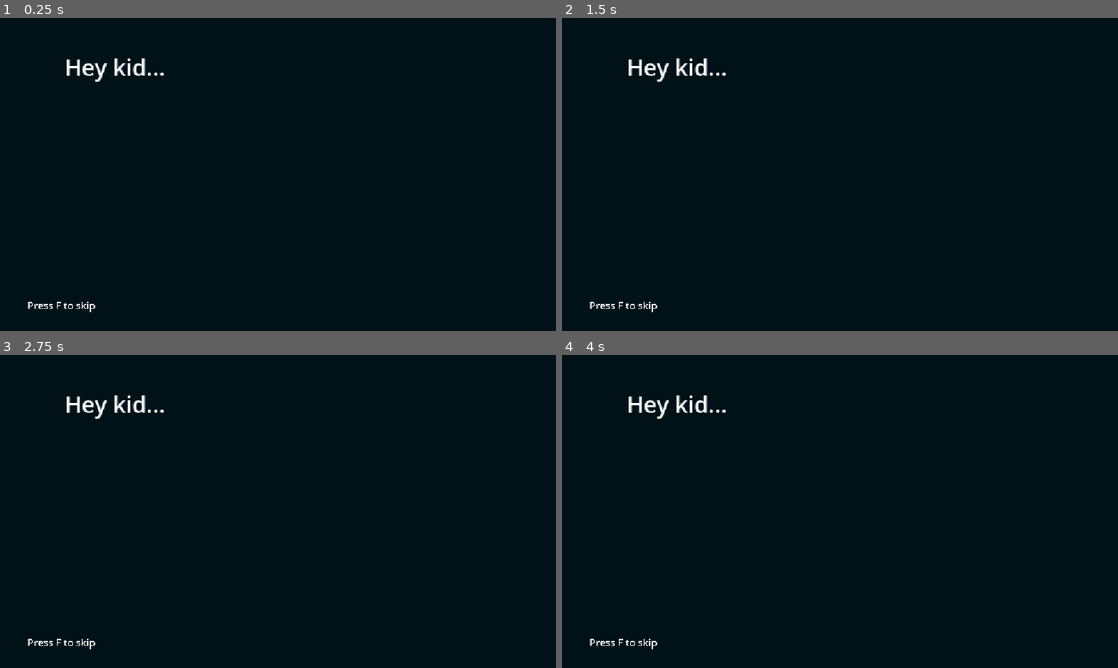
Above: before the commit, frames 1-4 (two rows, left to right).
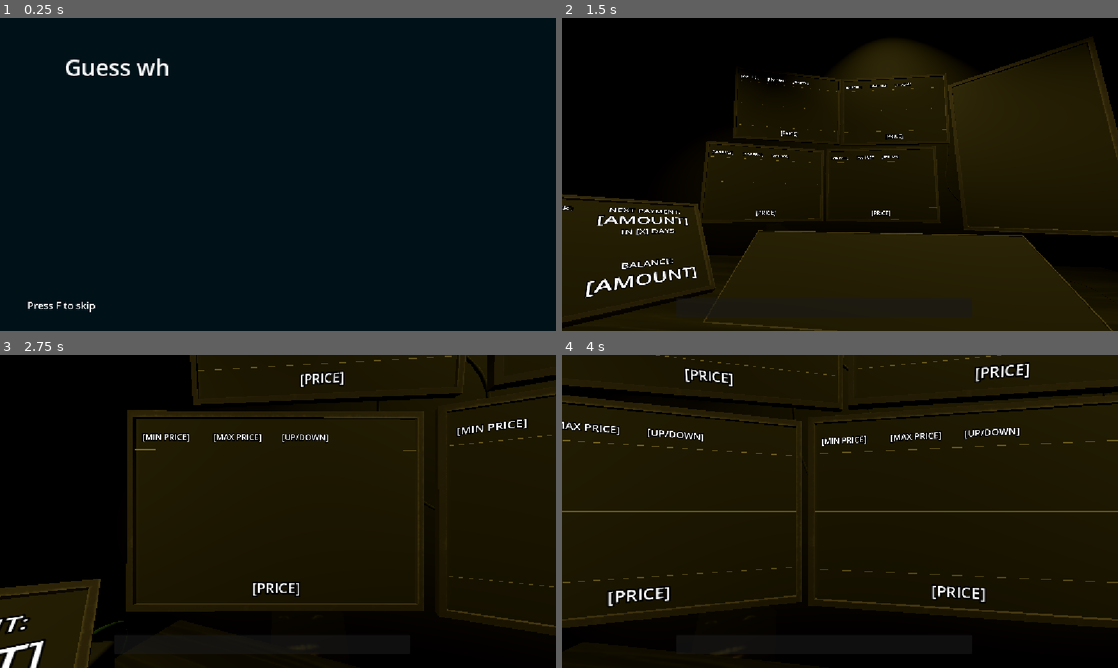
Above: after the commit, the same moments.

Repository: Lilly12568/Stockbouncer
Game: Godot game, scene res://quota_scene.tscn
The game is run twice, just before and just after one commit, with the same random seed, the same clock (stepped at 60 frames per second) and the same inputs. This scene is started directly instead of the project's main scene. Sound files missing from this copy of the repository are replaced by a short silence.
Inputs (mouse positions are in pixels of both pictures, inside the frame that each line leads up to):
- Up to frame 1 (0.25 s): no input
- Up to frame 2 (1.5 s): tap F at 0.5, 1.35 s; move the mouse to (962, 158) at 0.52 s; hold F 0.53-1.28 s; click (962, 158) at 0.67 s; move the mouse to (728, 190) at 1.27 s; click (728, 190) at 1.42 s
- Up to frame 3 (2.75 s): tap F at 2 s; move the mouse to (333, 442) at 2.02 s; hold F from 2.03 s (still down); click (333, 442) at 2.17 s
- Up to frame 4 (4 s): move the mouse to (812, 574) at 2.77 s; release F at 2.78 s; tap F at 2.85, 3.5 s; click (812, 574) at 2.92 s; move the mouse to (1006, 558) at 3.52 s; hold F from 3.53 s (still down); click (1006, 558) at 3.67 s

The runs differ from the first frame. In frame 1, 0.6% of the frame differs, in the area x 11-31%, y 12-21%; in frame 2, 60%; in frame 3, 54%; in frame 4, 65%, in the area x 0-100%, y 0-97%.

Commit message:
fix quota scene

Diff:
--- a/fail.gd
+++ b/fail.gd
@@ -14,11 +14,11 @@
 
 
 var dialogue = [
-	"Don't have the dough, huh?",
-	"Shame.",
-	"You really were a good kid.",
-	"Welp...",
-	"Til' next time, tiger."
+	"DON'T HAVE THE DOUGH, HUH?",
+	"SHAME.",
+	"YOU REALLY WERE A GOOD KID.",
+	"WELP...",
+	"TIL' NEXT TIME, TIGER."
 ]
 
 
--- a/introsequence.gd
+++ b/introsequence.gd
@@ -13,10 +13,10 @@
 
 
 var dialogue = [
-	"You have one week to pay me back, kid.",
-	"Try using those tack tick apps\n or whatever they're called.",
-	"Be quick with your trades.",
-	"And don't make me pay you a visit."
+	"YOU HAVE ONE WEEK TO PAY ME BACK, KID.",
+	"YOU'RE GOOD WITH THOSE TICK TACK APPS\nOR WHATEVER THEY'RE CALLED.",
+	"PEOPLE ARE EASILY SWAYED. USE THAT\nTO YOUR ADVANTAGE.",
+	"DON'T MAKE ME PAY YOU ANOTHER VISIT."
 ]
 
 
--- a/pass.gd
+++ b/pass.gd
@@ -13,9 +13,9 @@
 
 
 var dialogue = [
-	"Smart kid.",
-	"Don't get lazy, though.",
-	"I'll be back again soon."
+	"SMART KID.",
+	"DON'T GET LAZY, THOUGH.",
+	"I'LL BE BACK AGAIN SOON."
 ]
 
 
--- a/pass.tscn
+++ b/pass.tscn
@@ -1,7 +1,7 @@
 [gd_scene format=3 uid="uid://bi4d2rpedh71"]
 
 [ext_resource type="Script" uid="uid://dlfqau77rqtoy" path="res://pass.gd" id="1_bvjfu"]
-[ext_resource type="FontFile" uid="uid://cntmti3b44d07" path="res://Collegier.ttf" id="2_wdmn4"]
+[ext_resource type="FontFile" uid="uid://6at3ks7im8dv" path="res://Scripts/ZeroCollege.ttf" id="2_wdmn4"]
 [ext_resource type="AudioStream" uid="uid://bagqk1iukflj7" path="res://Our.mp3" id="2_wyqu5"]
 
 [sub_resource type="LabelSettings" id="LabelSettings_wdmn4"]
--- a/quota_scene.tscn
+++ b/quota_scene.tscn
@@ -6,20 +6,25 @@
 [sub_resource type="LabelSettings" id="LabelSettings_uxeub"]
 font_size = 47
 
-[node name="QuotaScene" type="Node2D" unique_id=33731441]
+[node name="QuotaScene" type="Control" unique_id=1045139010]
+layout_mode = 3
+anchors_preset = 0
 script = ExtResource("1_uxeub")
 
 [node name="TextLabel" type="Label" parent="." unique_id=1771245826]
 z_index = 1
+layout_mode = 0
 offset_left = 134.0
 offset_top = 69.0
 offset_right = 683.0
 offset_bottom = 171.0
 text = "Hey kid..."
 label_settings = SubResource("LabelSettings_uxeub")
+metadata/_edit_use_anchors_ = true
 
 [node name="SkipPrompt" type="Label" parent="." unique_id=51179315]
 z_index = 1
+layout_mode = 0
 offset_left = 57.0
 offset_top = 581.0
 offset_right = 606.0
@@ -27,11 +32,14 @@
 scale = Vector2(0.43598008, 0.43598008)
 text = "Press F to skip"
 label_settings = SubResource("LabelSettings_uxeub")
+metadata/_edit_use_anchors_ = true
 
 [node name="Background" type="ColorRect" parent="." unique_id=278268469]
+layout_mode = 0
 offset_right = 1168.0
 offset_bottom = 659.0
 color = Color(3.6098065e-08, 0.069158524, 0.096017025, 1)
+metadata/_edit_use_anchors_ = true
 
 [node name="DialogueSound" type="AudioStreamPlayer2D" parent="." unique_id=2135946105]
 stream = ExtResource("1_qlpp7")
Binary file removed: Collegier.ttf
Binary file added: Scripts/ZeroCollege.ttf
Not shown, changed: Scripts/ZeroCollege.ttf.import
